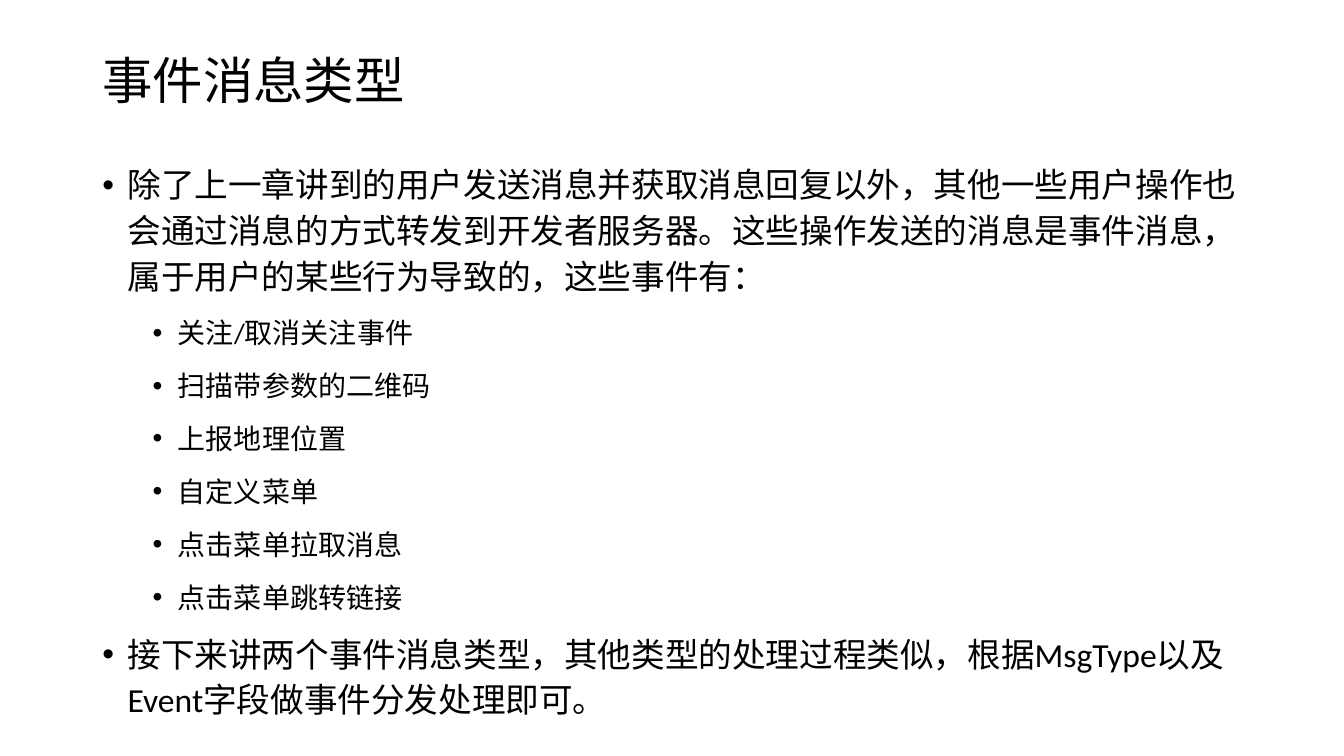
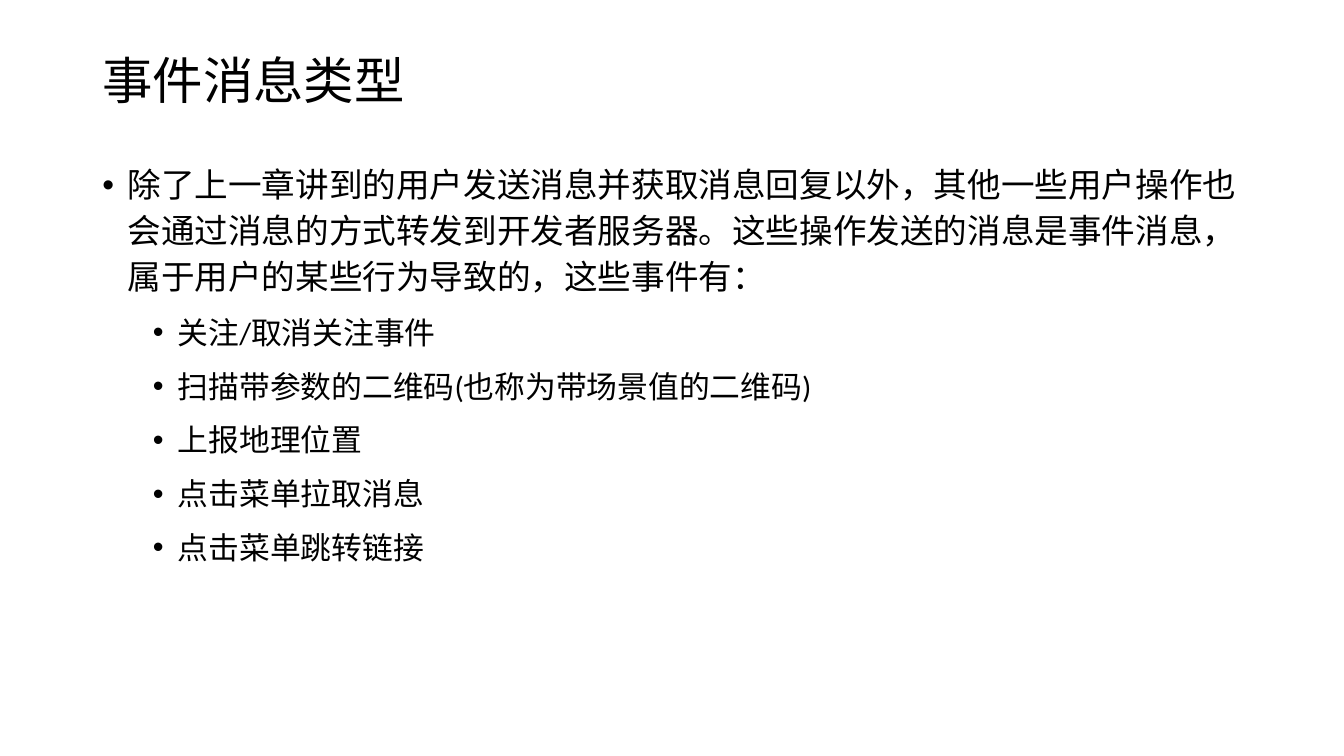
Before and after one commit to edu2act/course-wechat-and-miniprogram, a slide deck: slide 4 of ch04/事件消息处理.pptx (slide 3 before the commit). Drawn at 1344x756 pixels with LibreOffice and Linux fonts; fonts in the diff are those of the drawing. Boxes give left, top, right and bottom in pixels: in the first picture for what was removed or moved away, otherwise in the second. Text is boxed around its words. In the diff, an @@ line names an element or a change of style, - is before the commit and + after.

```diff
--- a/ch04/事件消息处理.pptx
+++ b/ch04/事件消息处理.pptx
@@ text at (178, 318, 436, 562): size 20 to 22 pt in "关注/取消关注事件", "上报地理位置", "点击菜单拉取消息", "点击菜单跳转链接" @@
@@ text at (178, 372, 812, 402): text changed; size 20 to 22 pt @@
-  • 扫描带参数的二维码
+  • 扫描带参数的二维码(也称为带场景值的二维码)
@@ text at (178, 478, 318, 505): paragraph removed @@
-  • 自定义菜单
@@ text at (128, 638, 1224, 715): paragraph removed @@
-• 接下来讲两个事件消息类型，其他类型的处理过程类似，根据MsgType以及Event字段做事件分发处理即可。
```
Also in this commit, not shown: 4 other slides changed, 6 slides added, 1 slide removed, 4 other files.
